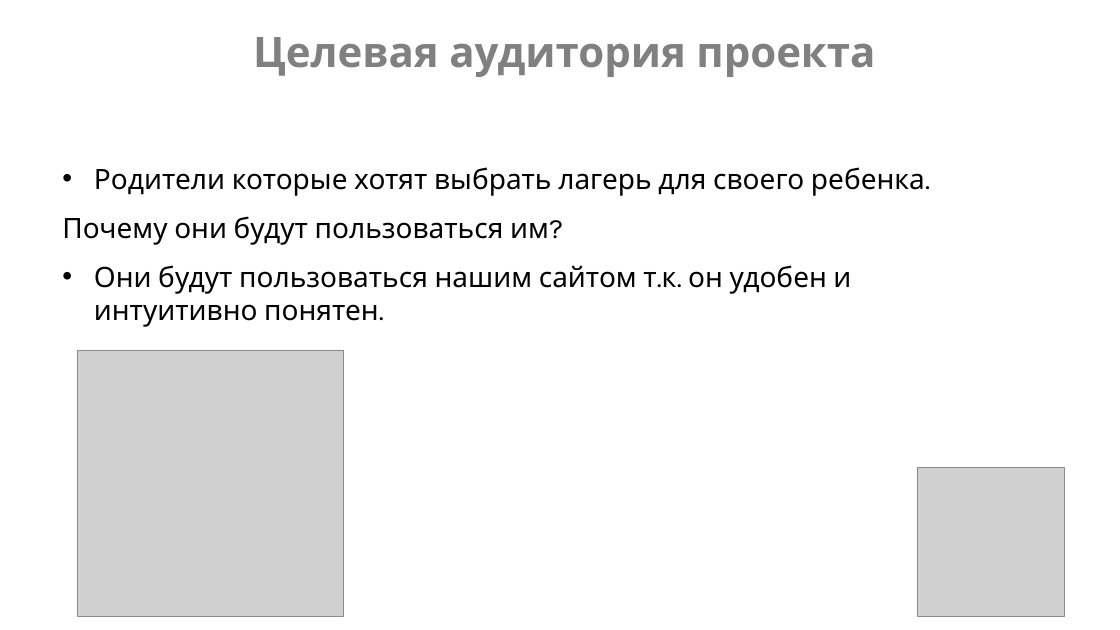
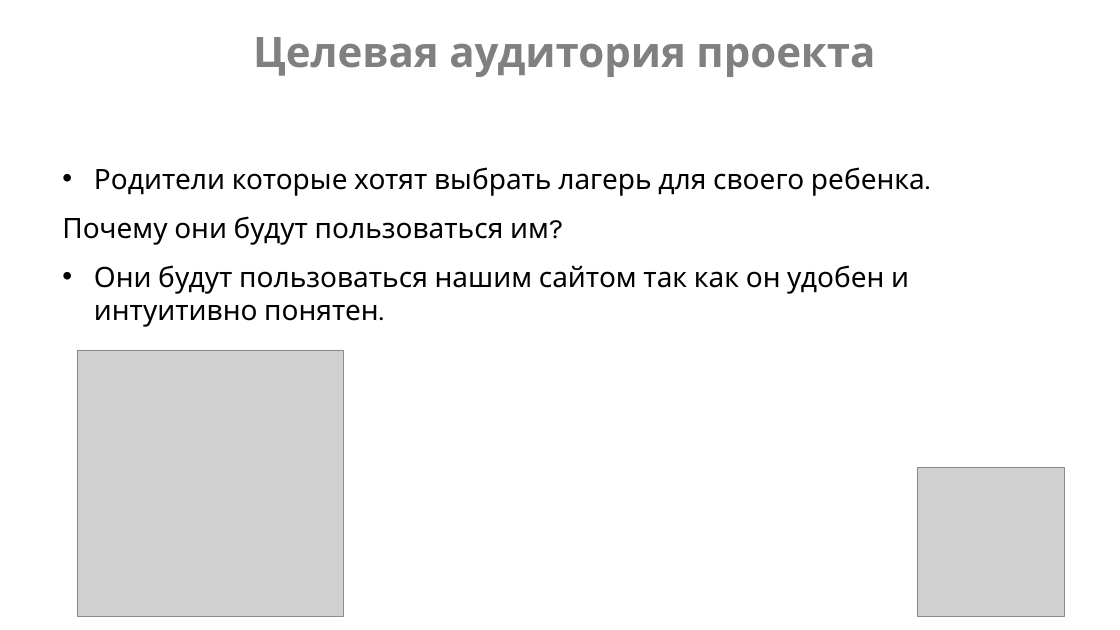
Before and after one commit to baitik-jump/tripadlager, a slide deck: slide 6 of project/no-react/Презентация.pptx. Drawn at 1120x630 pixels with LibreOffice and Linux fonts; fonts in the diff are those of the drawing; grey boxes stand for pictures; background and template pictures are left out. Boxes give left, top, right and bottom in pixels: in the first picture for what was removed or moved away, otherwise in the second. Text is boxed around its words. In the diff, an @@ line names an element or a change of style, - is before the commit and + after.

```diff
--- a/project/no-react/Презентация.pptx
+++ b/project/no-react/Презентация.pptx
@@ text at [94,265,909,327]: text changed @@
-• Они будут пользоваться нашим сайтом т.к. он удобен и интуитивно понятен.
+• Они будут пользоваться нашим сайтом так как он удобен и интуитивно понятен.
```
Also in this commit, not shown: 4 other slides changed, 10 other files.
